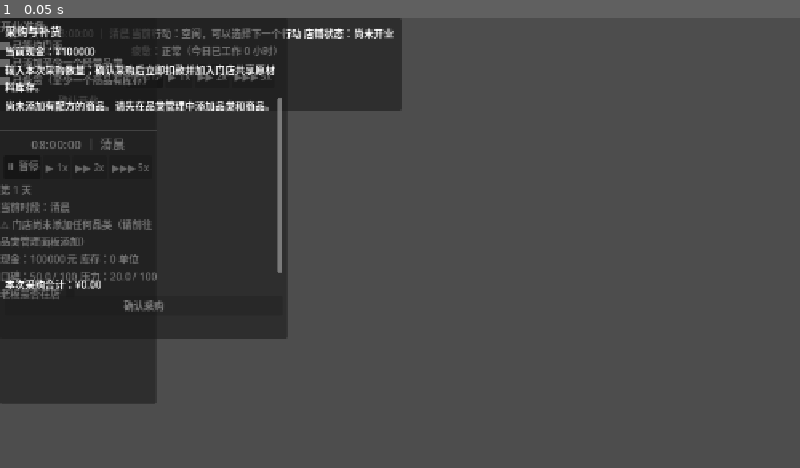
Above: before the commit, frame 1.
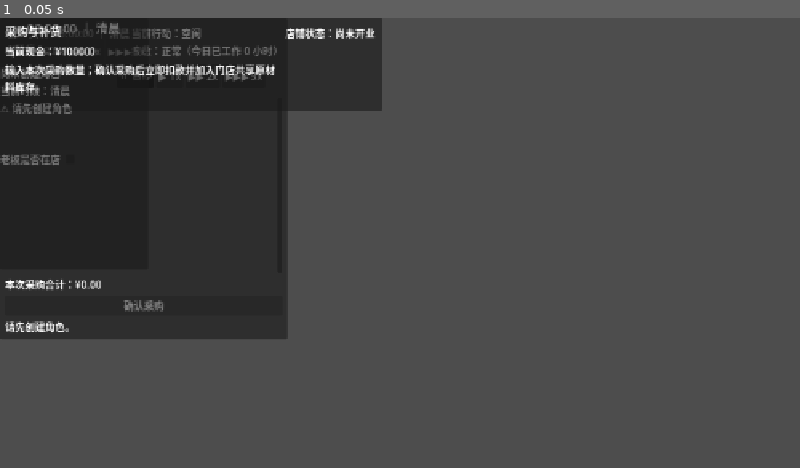
Above: after the commit, the same moment.

Repository: UnderGunfire666/startup
Game: Godot game, scene res://tests/UIStateContractTest.tscn
The game is run twice, just before and just after one commit, with the same random seed, the same clock (stepped at 60 frames per second) and the same inputs. This scene is started directly instead of the project's main scene.
Inputs:
- Up to frame 1 (0.05 s): no input

The runs differ from the first frame. In frame 1, 6.9% of the frame differs, in the area x 0-51%, y 0-86%.
Error after the commit: Parse Error: Expected indented block after lambda declaration. (res://scenes/panels/ActionPanel.gd:136)

Commit message:
Phase 2 show selected block targets in current research action

Diff:
--- a/scenes/panels/ActionPanel.gd
+++ b/scenes/panels/ActionPanel.gd
@@ -64,7 +64,7 @@
 	var action := ScheduleActionData.get_action(state.action_id)
 	current_action_box.visible = true
 	var elapsed: float = (TimeManager.total_game_seconds - state.start_game_seconds) / 3600.0
-	var target_text := _describe_target(action, state.target_id)
+	var target_text := _describe_target(action, state.target_id, state.target_ids)
 	current_action_progress_label.text = "进行中：%s%s（已进行 %.2f / %d 小时）" % [action.name if action != null else state.action_id, target_text, elapsed, action.duration_hours]
 	stop_action_button.disabled = false
 	stop_action_button.text = "⏹ 取消（尚未产生任何收益）" if elapsed < 0.01 else "⏹ 提前停止"
@@ -73,14 +73,21 @@
 	ScheduleManager.stop_current_action()
 	_refresh_all()
 
-func _describe_target(action: ActionDefinition, target_id: String) -> String:
-	if action == null or target_id == "":
+func _describe_target(action: ActionDefinition, target_id: String, target_ids: Array[String]) -> String:
+	if action == null:
+		return ""
+	if action.action_effect_type == "region_research":
+		if target_ids.is_empty():
+			return ""
+		var block_names: Array[String] = []
+		for block_id in target_ids:
+			var block := GameManager.get_block(block_id)
+			if block != null:
+				block_names.append(block.name)
+		return "（目标区块：%s）" % "、".join(block_names)
+	if target_id == "":
 		return ""
 	match action.action_effect_type:
-		"region_research":
-			var area := GameManager.player_state.get_survey_area(target_id)
-			if area != null:
-				return "（目标：%s）" % area.name
 		"deep_inspection":
 			var sf := GameManager.get_storefront(target_id)
 			if sf != null:
@@ -126,7 +133,7 @@
 				start_btn.text = "不可用"
 				start_btn.disabled = true
 				start_btn.tooltip_text = check.reason
-		start_btn.pressed.connect(func():
+			start_btn.pressed.connect(func():
 			var result := ScheduleManager.start_action_now(action.id, "")
 			if not result.can:
 				warning_label.visible = true
